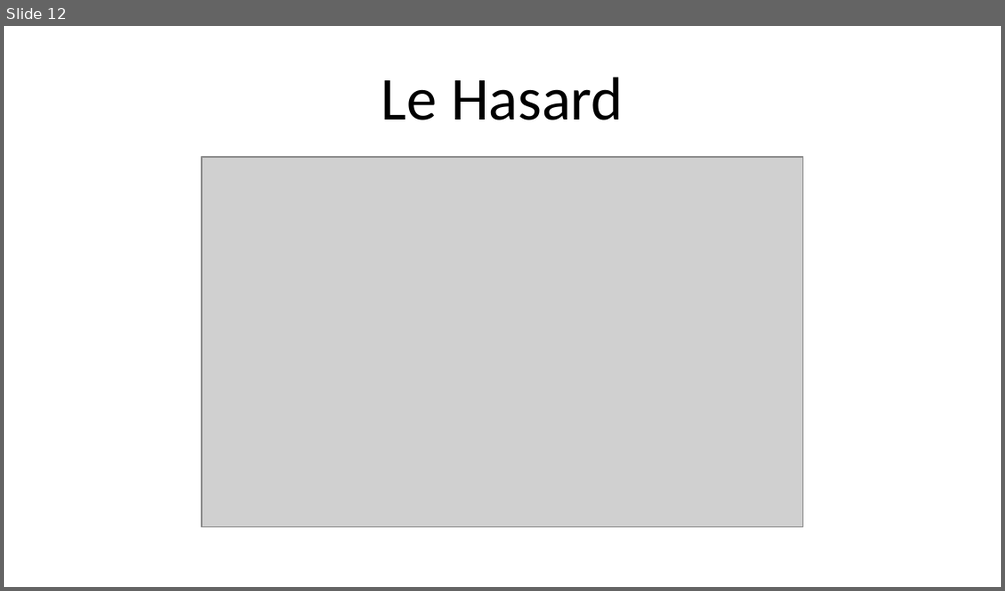
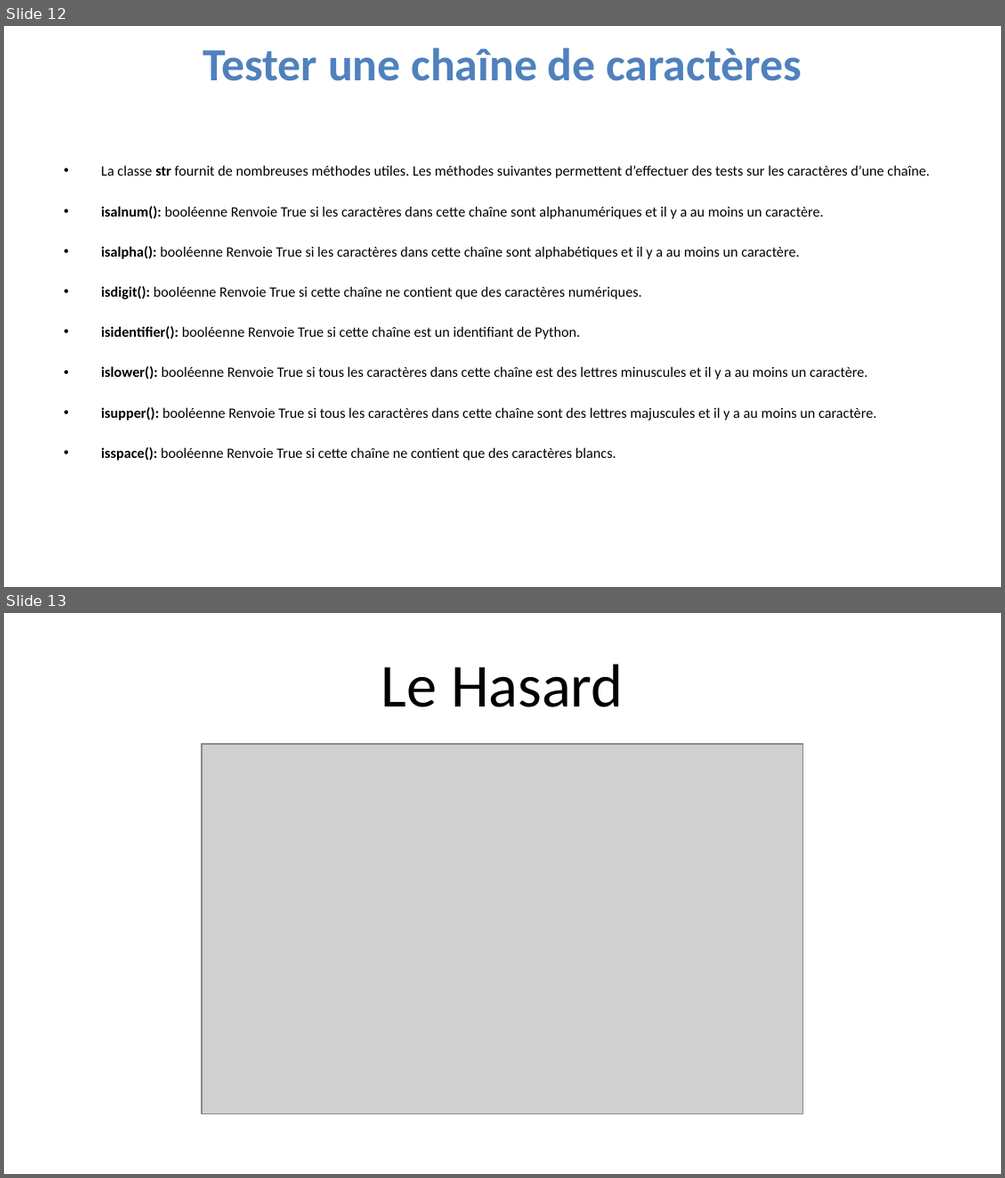
Before and after one commit to julienPalleau/Udemy, a slide deck: PythonParLaPratique 101 exercices/Python in 90 minutes [Enregistrement automatique].pptx. Shown one above the other, each under a label of ours: slide 12 before the commit, slides 12 and 13 after it. The pictures are 1005x591 and 1005x1178 pixels, drawn with LibreOffice and Linux fonts; fonts in the diff are those of the drawing; grey boxes stand for pictures. Boxes give left, top, right and bottom in pixels: in the first picture for what was removed or moved away, otherwise in the second. Text is boxed around its words. In the diff, an @@ line names an element or a change of style, - is before the commit and + after.

```diff
--- a/PythonParLaPratique 101 exercices/Python in 90 minutes [Enregistrement automatique].pptx
+++ b/PythonParLaPratique 101 exercices/Python in 90 minutes [Enregistrement automatique].pptx
@@ slide 12 added at (4, 26, 1001, 587), background #FFFFFF @@
@@ title added at (202, 47, 801, 81), 33.3 pt, text #4F81BD, bold @@
+Tester une chaîne de caractères
@@ text added at (101, 165, 930, 460), 10.4 pt, text #000000 @@
+• La classe str fournit de nombreuses méthodes utiles. Les méthodes suivantes permettent d’effectuer des tests sur les caractères d’une chaîne.
+• isalnum(): booléenne Renvoie True si les caractères dans cette chaîne sont alphanumériques et il y a au moins un caractère.
+• isalpha(): booléenne Renvoie True si les caractères dans cette chaîne sont alphabétiques et il y a au moins un caractère.
+• isdigit(): booléenne Renvoie True si cette chaîne ne contient que des caractères numériques.
+• isidentifier(): booléenne Renvoie True si cette chaîne est un identifiant de Python.
+• islower(): booléenne Renvoie True si tous les caractères dans cette chaîne est des lettres minuscules et il y a au moins un caractère.
+• isupper(): booléenne Renvoie True si tous les caractères dans cette chaîne sont des lettres majuscules et il y a au moins un caractère.
+• isspace(): booléenne Renvoie True si cette chaîne ne contient que des caractères blancs.
@@ what was slide 12 is now slide 13 @@
```
Also in this commit, not shown: 50 slides changed, 4 other files.
